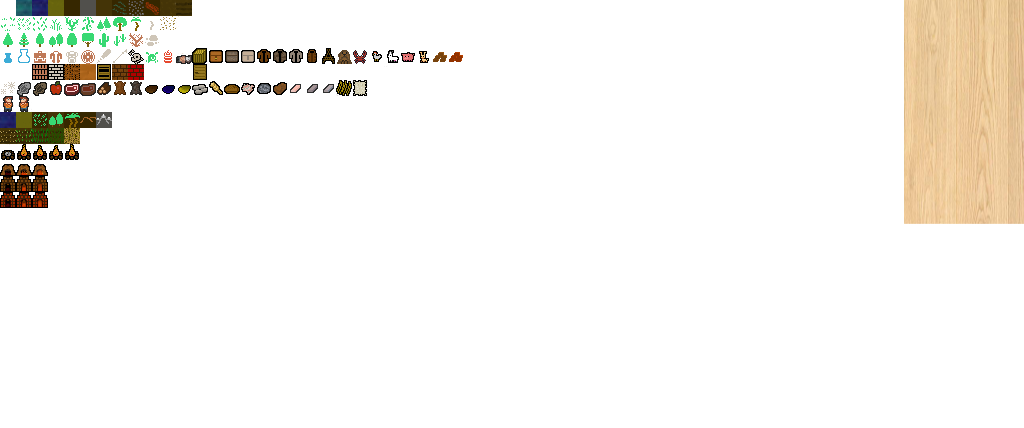
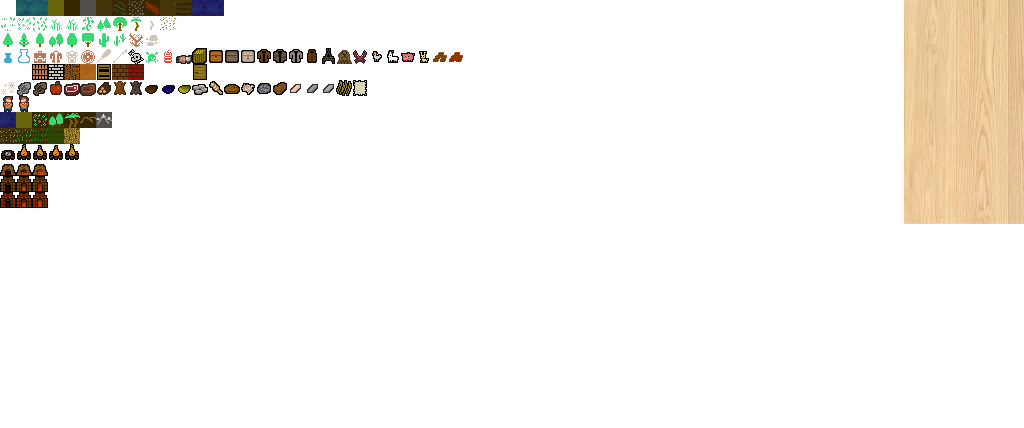
Layer changes from the first w=1024, h=428 image to the second:
painted on "tilesheet.png" over [32, 0, 224, 31]
